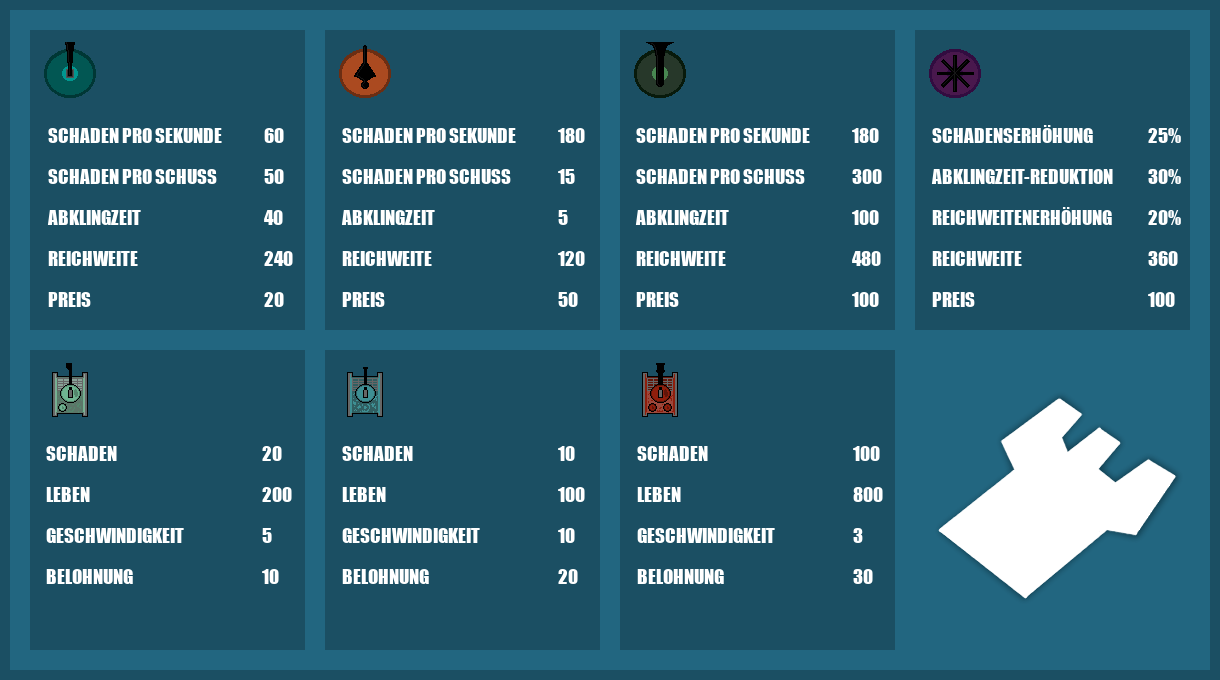
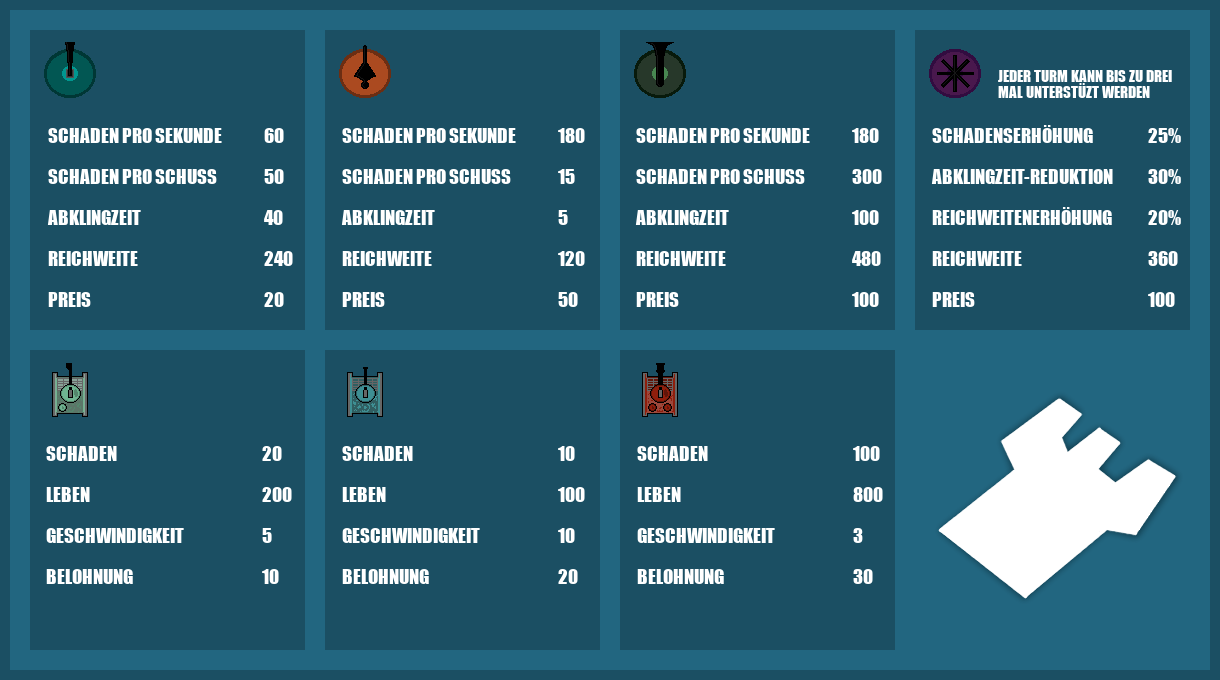
Revision of a layered 1220x680 image; what changed, layer by layer:
added layer "JEDER TURM KANN BIS ZU DREI MA..." above "SCHADEN 100 ..." over box(998, 70, 1172, 98)
